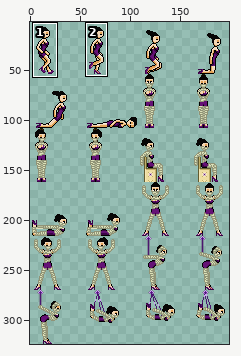
Two versions of one sprite sheet, Platformer/Assets/Images/Damsels/Damsel0.png. The picture above shows the old version from afar; the outline marks the close-up.
Close-up. Before the edit:
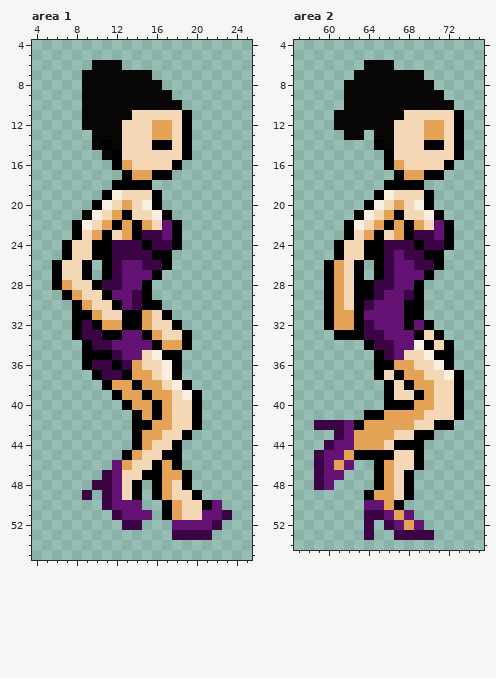
The file is 216x324 pixels. Colours within 5 levels of each other are drawn and written as one. Shown: area 1: x 4..25, y 4..55; area 2: x 57..75, y 4..54. The wide view leaves out empty margins. The commit also changed other parts of the picture, which this record leaves out.
The result:
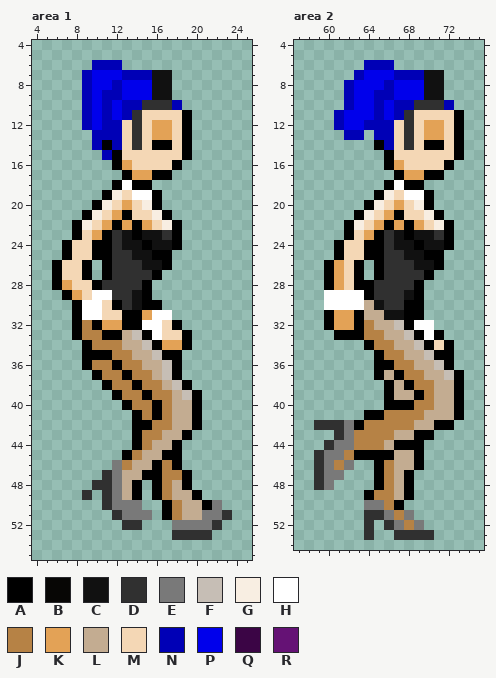
Palette (. is transparent): A #000000  B #070605  C #111111  D #303030  E #797979  F #c6beb5  G #f8eee2  H #ffffff  J #b68245  K #e3a256  L #c3ac91  M #f4d7b5  N #0000b6  P #0000eb  Q #3b0545  R #651275
The edit:
--- area 1
@@ x 4..25 @@
  5 ......................
- 6 ......BBB.............
- 7 .....BBBBBBB..........
- 8 .....BBBBBBBB.........
- 9 .....BBBBBBBBB........
-10 .....BBBBBBBBBB.......
-11 .....BBBBBMMMMMA......
-12 .....BBBBMMMKKMA......
-13 ......BBBMMMKKMA......
-14 ......BABMMMAAMA......
-15 .......BAMMMMMMA......
+ 6 ......NNN.............
+ 7 .....NPPPNNNCC........
+ 8 .....NPPNPPPCC........
+ 9 .....NPNNPPPCC........
+10 .....NPNPNNDDDN.......
+11 .....NPNPNDMMMMA......
+12 .....NPNNMDMKKMA......
+13 ......NNNMDMKKMA......
+14 ......NANMDMAAMA......
+15 .......NAMMMMMMA......
 16 ........AKMMMMA.......
 17 .........AKKAA........
-18 ........AAAA..........
-19 .......AGMMMA.........
+18 ........AHAA..........
+19 .......AGMHHA.........
 20 ......AGMKMGA.........
 21 .....AGMKAMMGA........
-22 ....AGMKAKAKMRA.......
-23 ....AMKAMKAQQRA.......
-24 ...AMMAAQQQAQQA.......
-25 ...AMMAAQQQQAA........
-26 ..AMMA.AQRRQQA........
-27 ..AMMA.AQRRRA.........
-28 ..AKMMAQQRRA..........
-29 ...AKMMARRQA..........
-30 ....AKMMARQAA.........
-31 ....AAKMMAAKMA........
-32 ....AQAKKAAKMMA.......
-33 ....AQQAARRAKMMA......
-34 .....AQQRRRRAKKA......
-35 .....AAAQRRMGAA.......
-36 .....AQQAQKMMGA.......
-37 ......AQQAKKMGA.......
-38 .......AKKAKKMGA......
-39 ........AKKAKKMGA.....
-40 .........AKKAKMMA.....
-41 ..........AKAKMMA.....
-42 ..........AAKKMMA.....
-43 ..........AKKMMA......
-44 ..........AKMMA.......
-45 .........AKMMAA.......
-46 ........RKMMAKA.......
-47 .......QRMMAAKKA......
-48 ......QQRMA.AKMA......
-49 .....Q.QRMA.AKMMA.....
-50 .......QRRR..AKMMAR...
-51 ........QRRR.AKMMRRQ..
-52 .........QQ...RRRRQ...
-53 ..............QQQQ....
+22 ....AGMKAKAKMGA.......
+23 ....AMKADCACCDA.......
+24 ...AMMAADCCACCA.......
+25 ...AMMAADDCCAA........
+26 ..AMMA.ADDDCCA........
+27 ..AMMA.ADDDDA.........
+28 ..AKMMADDDDA..........
+29 ...AKMHHDDCA..........
+30 ....AHHMADCAA.........
+31 ....AHHMMAAKHH........
+32 ....AJAKKAAHHMA.......
+33 ....AJJAALFAHMMA......
+34 .....AJJJLLFAKKA......
+35 .....AAAJJLLFAA.......
+36 .....AJJAJJLLFA.......
+37 ......AJJAJJLFA.......
+38 .......AJJAJJLFA......
+39 ........AJJAJJLFA.....
+40 .........AJJAJLLA.....
+41 ..........AJAJLLA.....
+42 ..........AAJJLLA.....
+43 ..........AJJLLA......
+44 ..........AJLLA.......
+45 .........AJLLAA.......
+46 ........EJLLAJA.......
+47 .......DELLAAJJA......
+48 ......DDELA.AJLA......
+49 .....D.DELA.AJLLA.....
+50 .......DEEE..AJLLAE...
+51 ........DEEE.AJLLEED..
+52 .........DD...EEEED...
+53 ..............DDDD....
 54 ......................
--- area 2
@@ x 57..75 @@
  5 ...................
- 6 .......BBB.........
- 7 ......BBBBBBB......
- 8 .....BBBBBBBBB.....
- 9 .....BBBBBBBBBB....
-10 .....BBBBBBBBBBB...
-11 ....BBBBBBBMMMMMA..
-12 ....BBBBBBMMMKKMA..
-13 .....BB.BBMMMKKMA..
-14 ........ABMMMAAMA..
+ 6 .......NNN.........
+ 7 ......NPPPNNNCC....
+ 8 .....NPPPNPPPCC....
+ 9 .....NPPNNPPPCC....
+10 .....NPPNPNNDDDN...
+11 ....NPPPNPNDMMMMA..
+12 ....NPPNNNMDMKKMA..
+13 .....NN.NNMDMKKMA..
+14 ........ANMDMAAMA..
 15 .........AMMMMMMA..
@@ x 57..75 @@
 17 ..........AKKAA....
-18 .........AAAA......
-19 ........AGMMMA.....
+18 .........AHAA......
+19 ........AGMHHA.....
 20 .......AGMKMGA.....
 21 ......AGMKAMMGA....
-22 .....AGMKAKAKMRA...
-23 .....AMKAMKAQQRA...
-24 ....AMMAAQQQAQQA...
-25 ....AMMAAQRQQAA....
-26 ...AKMA.AQRRQQA....
-27 ...AKMA.AQRRRA.....
-28 ...AKMAAQQRRA......
-29 ...AKMAAQRRQA......
-30 ...AKMAQRRRAA......
-31 ...AKKARRRRAA......
-32 ...AKKAQRRRARA.....
-33 ....AAAQQRRRAMA....
-34 .......AQQRRGAMA...
-35 ........AQRMMGAA...
-36 ........AAKKMMGA...
-37 ........AMAKKMMGA..
-38 .........AMAKKMMA..
-39 .........AMMAKMMA..
-40 .........AAAKKMMA..
-41 .......AAKKKKMMMA..
-42 ..QQQRAKKKKKMMAA...
-43 ....QRKKKKMMAA.....
-44 ...QRRKKKMAAA......
-45 ..QRRKAAAAMMA......
-46 ..QRKR..AKMMA......
-47 ..QRR...AKMA.......
-48 ..QR....AKMA.......
-49 .......AKKMA.......
-50 .......RRKA........
-51 .......QQRKR.......
-52 .......Q.QRKR......
-53 .......Q..QQQQ.....
+22 .....AGMKAKAKMGA...
+23 .....AMKADCACCDA...
+24 ....AMMAADCCACCA...
+25 ....AMMAADDCCAA....
+26 ...AKMA.ADDDCCA....
+27 ...AKMA.ADDDDA.....
+28 ...AKMAADDDDA......
+29 ...HHHHADDDCA......
+30 ...HHHHLCDDAA......
+31 ...AKKALLCCAA......
+32 ...AKKAJLLFAHH.....
+33 ....AAAJJLLFAHA....
+34 .......AJJLLFAMA...
+35 ........AJJLLFAA...
+36 ........AAJJLLFA...
+37 ........ALAJJLLFA..
+38 .........ALAJJLLA..
+39 .........ALLAJLLA..
+40 .........AAAJJLLA..
+41 .......AAJJJJLLLA..
+42 ..DDDEAJJJJJLLAA...
+43 ....DEJJJJLLAA.....
+44 ...DEEJJJLAAA......
+45 ..DEEJAAAALLA......
+46 ..DEJE..AJLLA......
+47 ..DEE...AJLA.......
+48 ..DE....AJLA.......
+49 .......AJJLA.......
+50 .......EEJA........
+51 .......DDEJE.......
+52 .......D.DEJE......
+53 .......D..DDDD.....
 54 ...................
Where, in picture pixels (left, top, right, bottom), the same in both close-ups:
changed: (82, 60, 232, 540)
changed: (314, 60, 454, 540)
